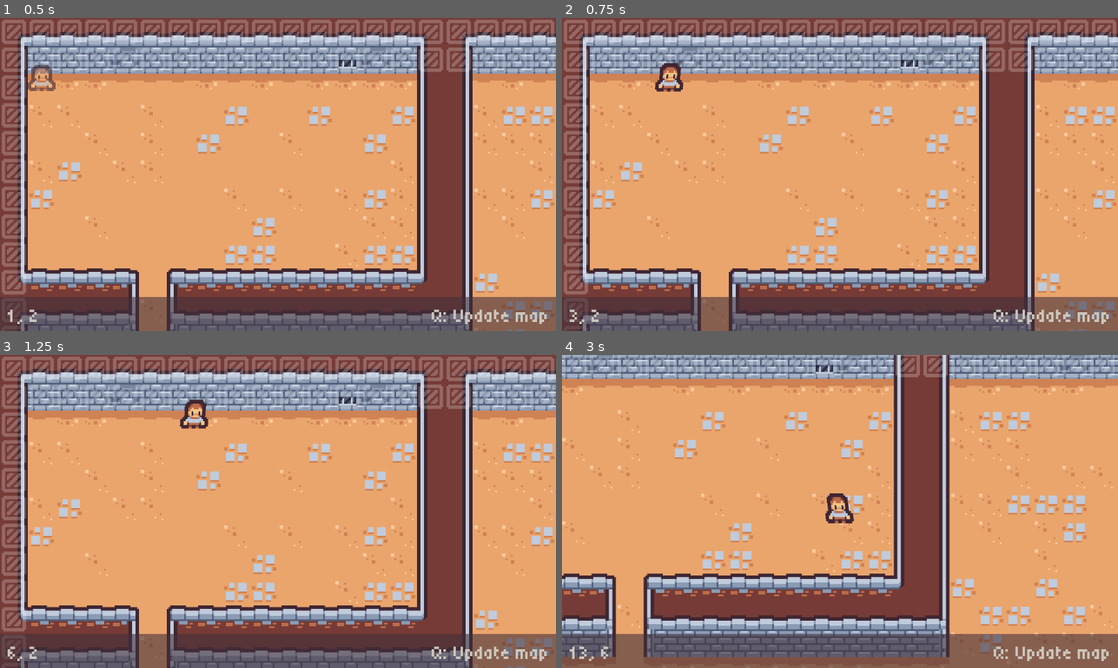
Above: before the commit, frames 1-4 (two rows, left to right).
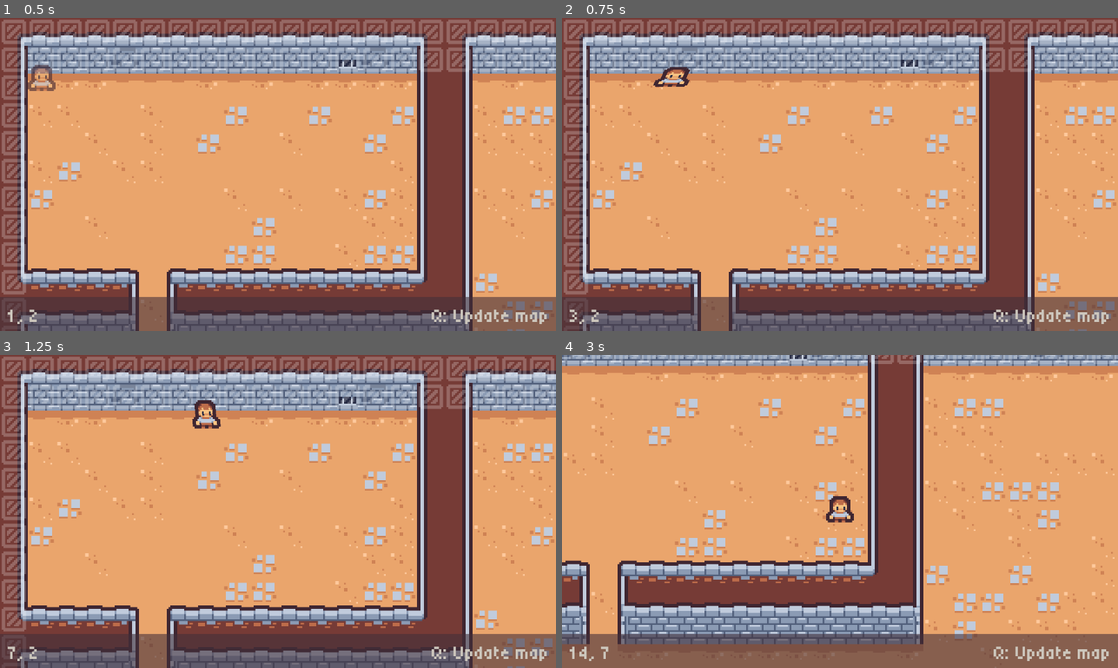
Above: after the commit, the same moments.

Repository: johnreybacal/dungeon-seo-solutions-inc
Game: Godot game, scene res://scenes/game.tscn
The game is run twice, just before and just after one commit, with the same random seed, the same clock (stepped at 60 frames per second) and the same inputs.
Inputs (mouse positions are in pixels of both pictures, inside the frame that each line leads up to):
- Up to frame 1 (0.5 s): no input
- Up to frame 2 (0.75 s): move the mouse to (962, 158) at 0.52 s; hold D (move_right) from 0.53 s (still down); tap Space (dash) at 0.6 s; click (962, 158) at 0.67 s
- Up to frame 3 (1.25 s): keep holding D (move_right)
- Up to frame 4 (3 s): move the mouse to (728, 527) at 1.27 s; release D (move_right) at 1.28 s; hold S (move_down) 1.28-2.03 s; tap Space (dash) at 1.35, 2.3 s; move the mouse to (895, 442) at 2.02 s; hold D (move_right) 2.03-2.78 s; hold 4 (use_enemy) 2.03-2.78 s; move the mouse to (812, 574) at 2.77 s; hold W (move_up) from 2.78 s (still down); tap 1 (use_ground) at 2.85 s; click (812, 574) at 2.92 s

Frame 1 is identical in both runs. In frame 2, 0.4% of the frame differs, in the area x 16-24%, y 14-24%; in frame 3, 0.5%; in frame 4, 40%, in the area x 0-100%, y 0-98%.

Commit message:
dash animation

Diff:
--- a/scenes/player.tscn
+++ b/scenes/player.tscn
@@ -244,9 +244,13 @@
 "values": [Color(1, 1, 1, 1)]
 }
 
+[sub_resource type="Animation" id="Animation_qlg0r"]
+resource_name = "dash"
+
 [sub_resource type="AnimationLibrary" id="AnimationLibrary_dqkch"]
 _data = {
 &"RESET": SubResource("Animation_qhqgy"),
+&"dash": SubResource("Animation_qlg0r"),
 &"hide": SubResource("Animation_dqkch"),
 &"walk": SubResource("Animation_g2els")
 }
--- a/scripts/player.gd
+++ b/scripts/player.gd
@@ -7,6 +7,7 @@
 var dash_direction: Vector2
 var dash_duration: float = 0
 var dash_cooldown: float = 0
+var dash_skew = deg_to_rad(30)
 var is_dashing := false
 
 
@@ -33,9 +34,12 @@
         # Maybe use skew for diagonal direction?
         var scale_x = abs(dash_direction.x) + .5
         var scale_y = abs(dash_direction.y) + .5
-        scale = scale.move_toward(Vector2(scale_x, scale_y), delta * 5)
+        if dash_direction.x != 0:
+            sprite_2d.skew = move_toward(sprite_2d.skew, dash_skew * sign(dash_direction.x), delta * 3)
+        sprite_2d.scale = sprite_2d.scale.move_toward(Vector2(scale_x, scale_y), delta * 3)
         if dash_duration <= 0:
-            scale = Vector2.ONE
+            sprite_2d.skew = 0
+            sprite_2d.scale = Vector2.ONE
             is_dashing = false
     if dash_cooldown > 0:
         dash_cooldown -= delta
@@ -53,7 +57,7 @@
     if Input.is_action_just_pressed("dash") and dash_cooldown <= 0:
         is_dashing = true
         dash_direction = last_direction
-        dash_duration = .1
+        dash_duration = .15
         dash_cooldown = .5
 
     if is_dashing:
@@ -74,11 +78,13 @@
             animation_player.play("RESET")
         elif not is_hidden:
             animation_player.play("hide")
-
     else:
         collision_layer = 7
         is_hidden = false
-        animation_player.play("walk")
+        if is_dashing:
+            animation_player.play("dash")
+        else:
+            animation_player.play("walk")
 
 func _on_trigger_area_body_entered(_body: Node2D) -> void:
     if is_dying:
Not shown: 1 places in scenes/player.tscn that only renumber resources
